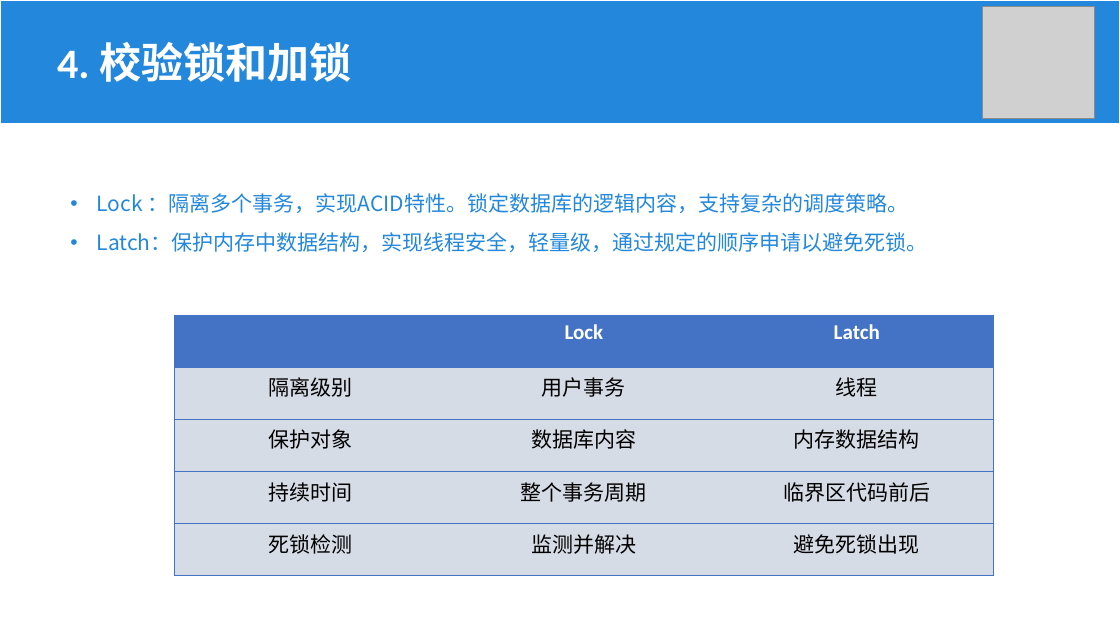
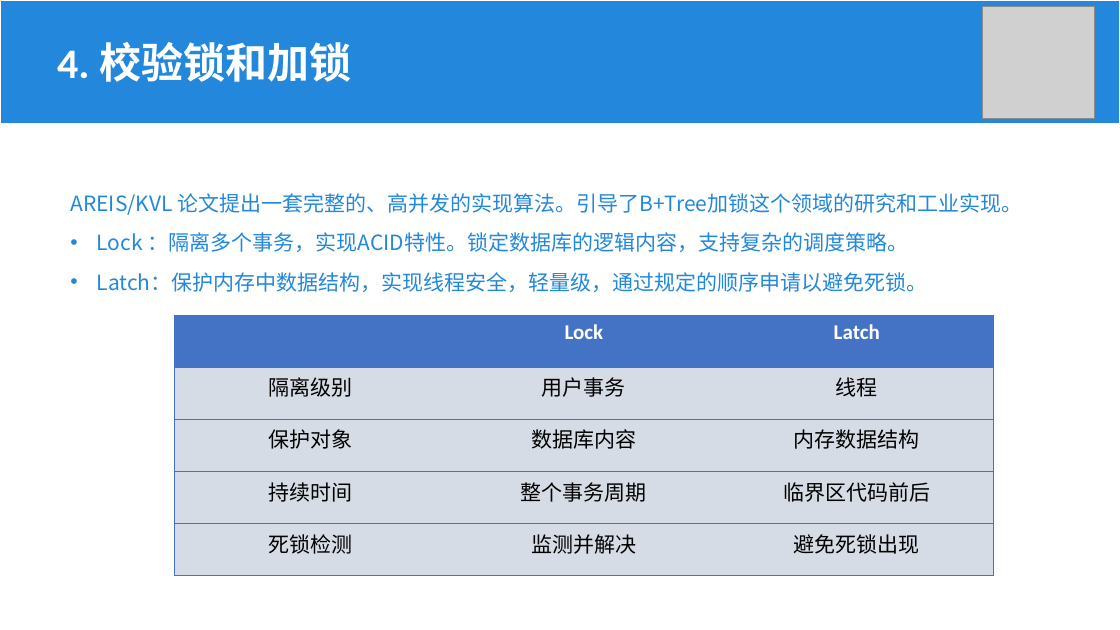
Before and after one commit to Khighness/bplustree, a slide deck: slide 12 of docs/cantai.pptx (slide 9 before the commit). Drawn at 1120x630 pixels with LibreOffice and Linux fonts; fonts in the diff are those of the drawing; grey boxes stand for pictures. Boxes give left, top, right and bottom in pixels: in the first picture for what was removed or moved away, otherwise in the second. Text is boxed around its words. In the diff, an @@ line names an element or a change of style, - is before the commit and + after.

```diff
--- a/docs/cantai.pptx
+++ b/docs/cantai.pptx
@@ text at [70,193,1022,215]: paragraph added @@
+AREIS/KVL 论文提出一套完整的、高并发的实现算法。引导了B+Tree加锁这个领域的研究和工业实现。
```
Also in this commit, not shown: 4 other slides changed, 7 slides added, 1 other file.
